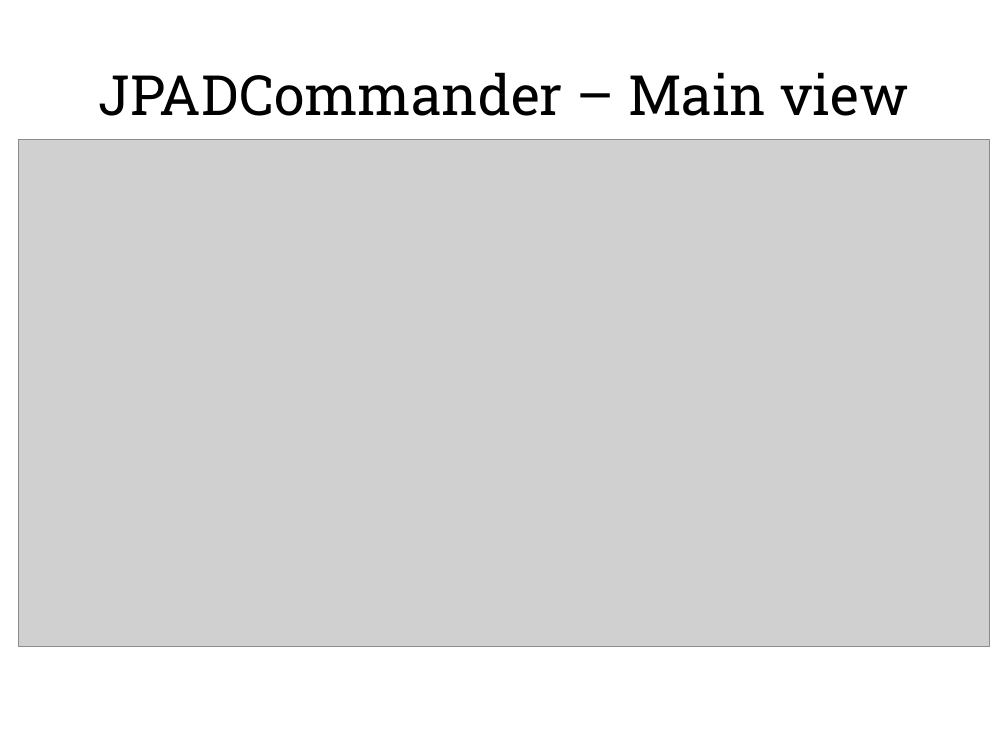
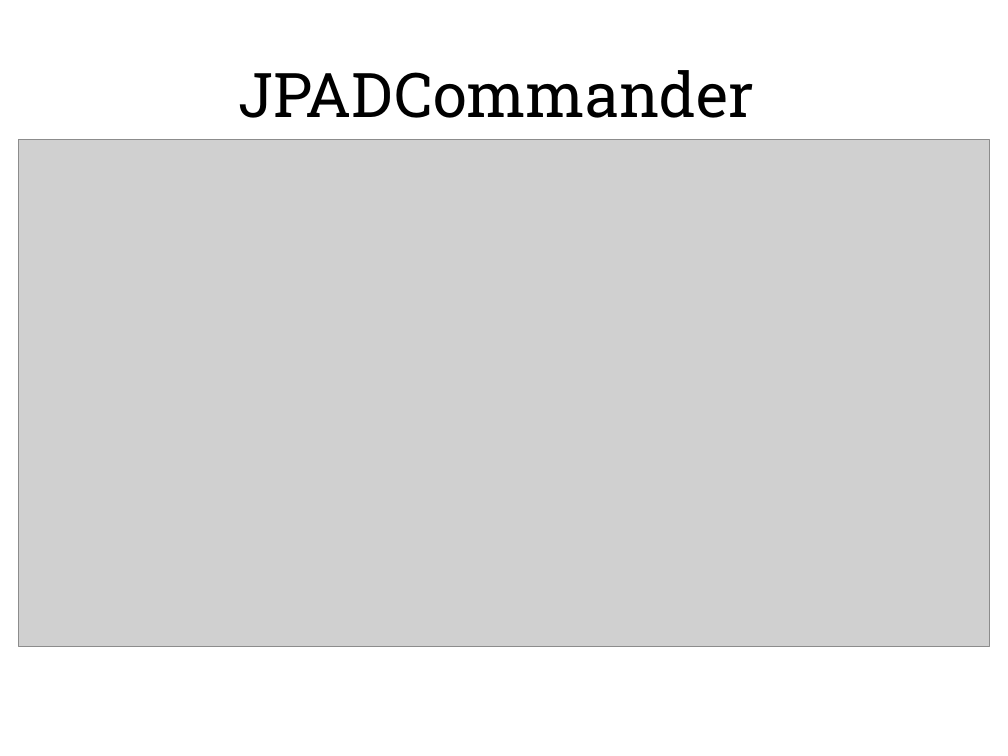
Before and after one commit to QiquWong/jpad, a slide deck: slide 3 of DOCS/GUI Slides/PresentazioneGUI.pptx. Drawn at 1008x756 pixels with LibreOffice and Linux fonts; fonts in the diff are those of the drawing; grey boxes stand for pictures; background and template pictures are left out. Boxes give left, top, right and bottom in pixels: in the first picture for what was removed or moved away, otherwise in the second. Text is boxed around its words. In the diff, an @@ line names an element or a change of style, - is before the commit and + after.

```diff
--- a/DOCS/GUI Slides/PresentazioneGUI.pptx
+++ b/DOCS/GUI Slides/PresentazioneGUI.pptx
@@ title at (238, 70, 754, 118): text changed; size 39.6 to 44 pt @@
-JPADCommander – Main view
+JPADCommander
```
Also in this commit, not shown: 2 other slides changed, 8 slides added, 2 slides removed, 3 other files.
